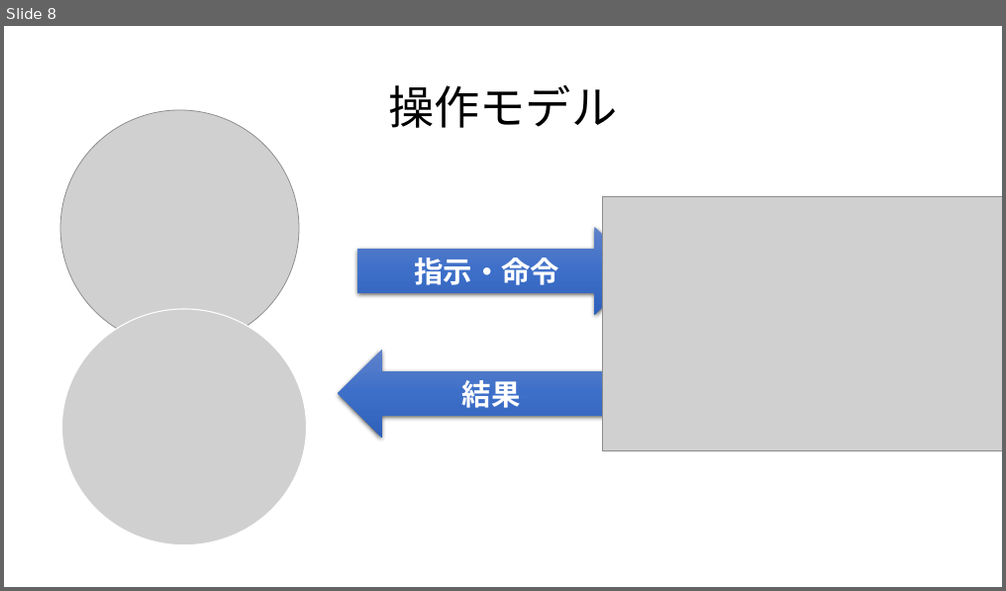
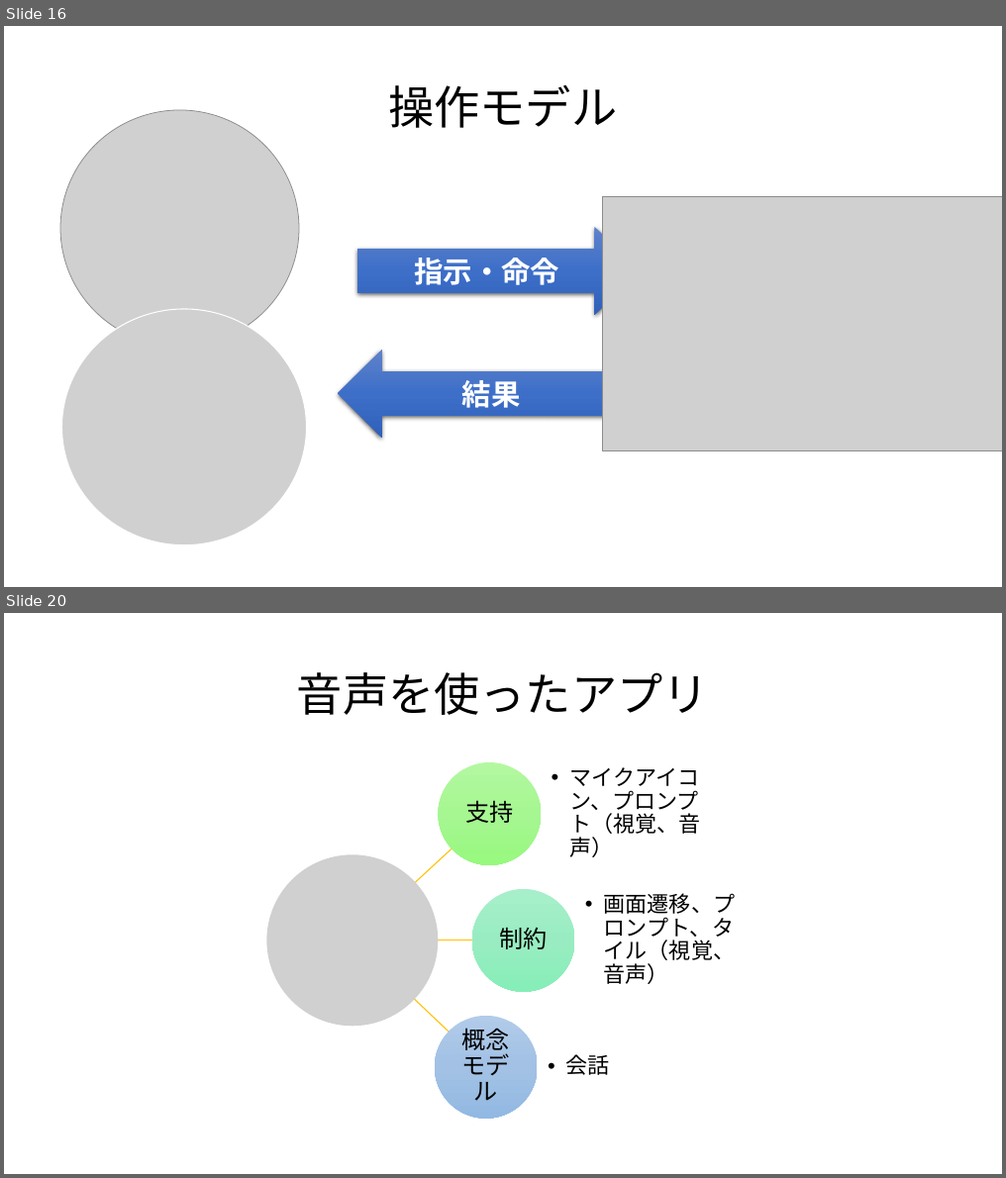
Before and after one commit to satoyoshiharu/docs, a slide deck: figures.pptx. Shown one above the other, each under a label of ours: slide 8 before the commit, slides 16 and 20 after it; the slides between them are not shown. The pictures are 1006x591 and 1006x1178 pixels, drawn with LibreOffice and Linux fonts; fonts in the diff are those of the drawing; grey boxes stand for pictures. Boxes give left, top, right and bottom in pixels: in the first picture for what was removed or moved away, otherwise in the second. Text is boxed around its words. In the diff, an @@ line names an element or a change of style, - is before the commit and + after.

```diff
--- a/figures.pptx
+++ b/figures.pptx
@@ slide 20 added at (4,613,1002,1174), background #FFFFFF @@
@@ title added at (297,672,709,715), 44 pt, text #000000 @@
+音声を使ったアプリ
@@ group added at (266,762,735,1118): 6 texts, 3 freeform shapes, 3 ellipses, 1 picture @@
+支持
+  • マイクアイコン、プロンプト（視覚、音声）
+制約
+  • 画面遷移、プロンプト、タイル（視覚、音声）
+概念モデル
+  • 会話
@@ what was slide 8 is now slide 16 @@
```
Also in this commit, not shown: 4 other slides added.
